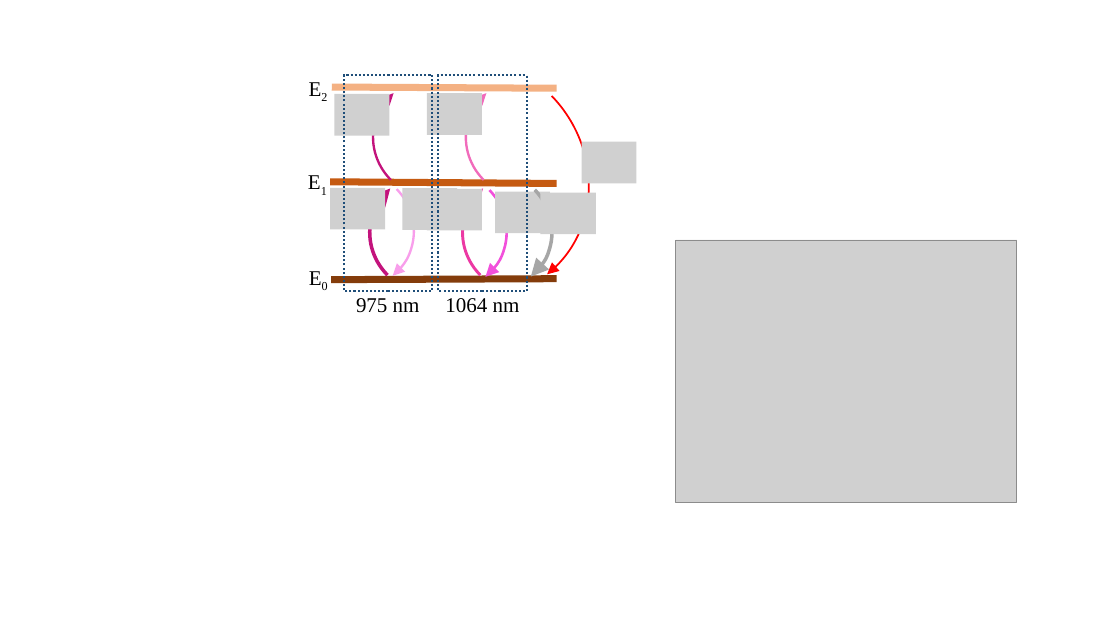
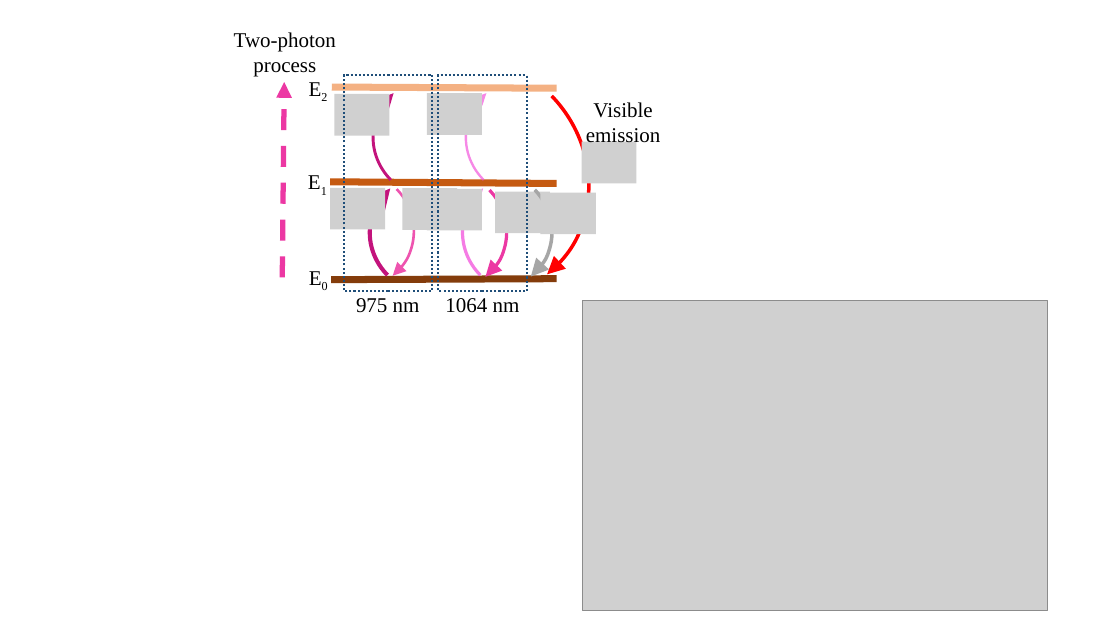
Before and after one commit to ghoshatanu857/NaBiF4_PL_analysis, a slide deck: slide 11 of NaBiF4_PL_analysis/pulse_sequence.pptx. Drawn at 1120x630 pixels with LibreOffice and Linux fonts; fonts in the diff are those of the drawing; grey boxes stand for pictures. Boxes give left, top, right and bottom in pixels: in the first picture for what was removed or moved away, otherwise in the second. Text is boxed around its words. In the diff, an @@ line names an element or a change of style, - is before the commit and + after.

```diff
--- a/NaBiF4_PL_analysis/pulse_sequence.pptx
+++ b/NaBiF4_PL_analysis/pulse_sequence.pptx
@@ arc (boxed as its full ellipse) at <box>298,6,639,348</box>: outline #FF0000 1.5 pt to #FF0000 3 pt @@
@@ text added at <box>234,32,336,77</box>, 18 pt, text #000000 @@
+Two-photon process
@@ arc (boxed as its full ellipse) at <box>349,56,515,223</box>: outline #C3137C 2 pt to #C3137C 2.5 pt @@
@@ arc (boxed as its full ellipse) at <box>442,56,608,223</box>: outline #F16BBB 2 pt to #F250DB 2 pt @@
@@ arrow added from (282, 277) to (284, 82), #EC38A3 4.5 pt dashed @@
@@ text added at <box>586,102,661,147</box>, 18 pt, text #000000 @@
+Visible emission
@@ arc (boxed as its full ellipse) at <box>272,146,438,313</box>: outline #F89EEB 2 pt to #EC38A3 2.25 pt @@
@@ arc (boxed as its full ellipse) at <box>366,147,532,313</box>: outline #F250DB 2.25 pt to #EC38A3 2.75 pt @@
@@ arc (boxed as its full ellipse) at <box>345,151,512,318</box>: outline #C3137C 3 pt to #C3137C 3.5 pt @@
@@ arc (boxed as its full ellipse) at <box>439,151,605,318</box>: outline #EC38A3 2.5 pt to #F250DB 2.75 pt @@
@@ picture removed at <box>676,240,1017,502</box> @@
@@ picture added at <box>582,301,1048,611</box> @@
```
Also in this commit, not shown: 2 other slides changed, 5 other files.
